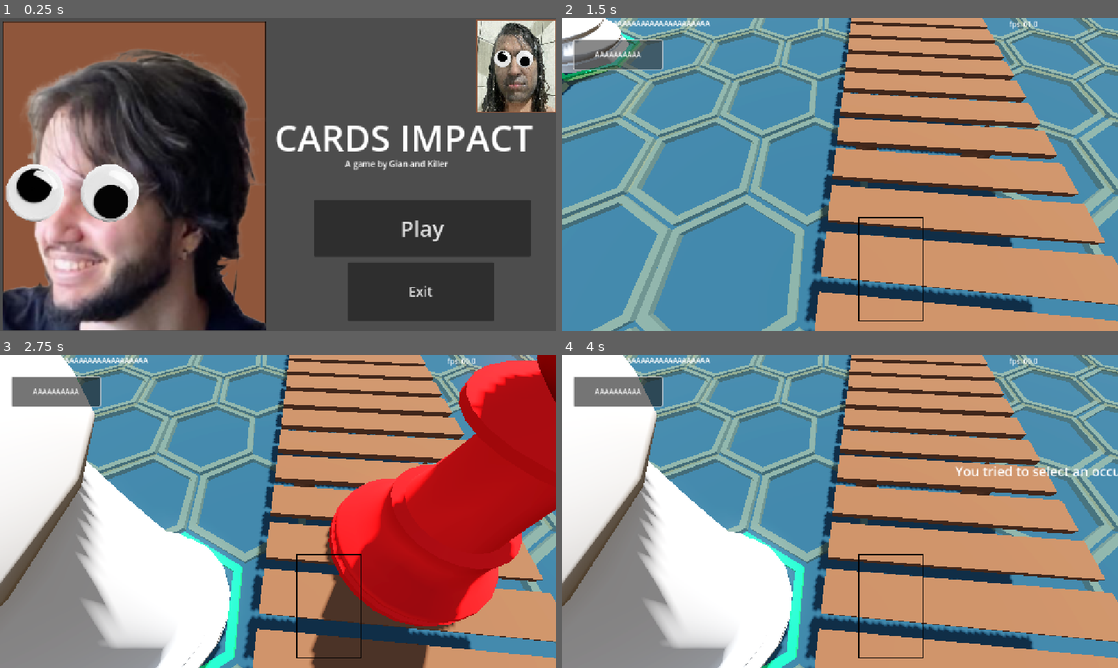
Above: before the commit, frames 1-4 (two rows, left to right).
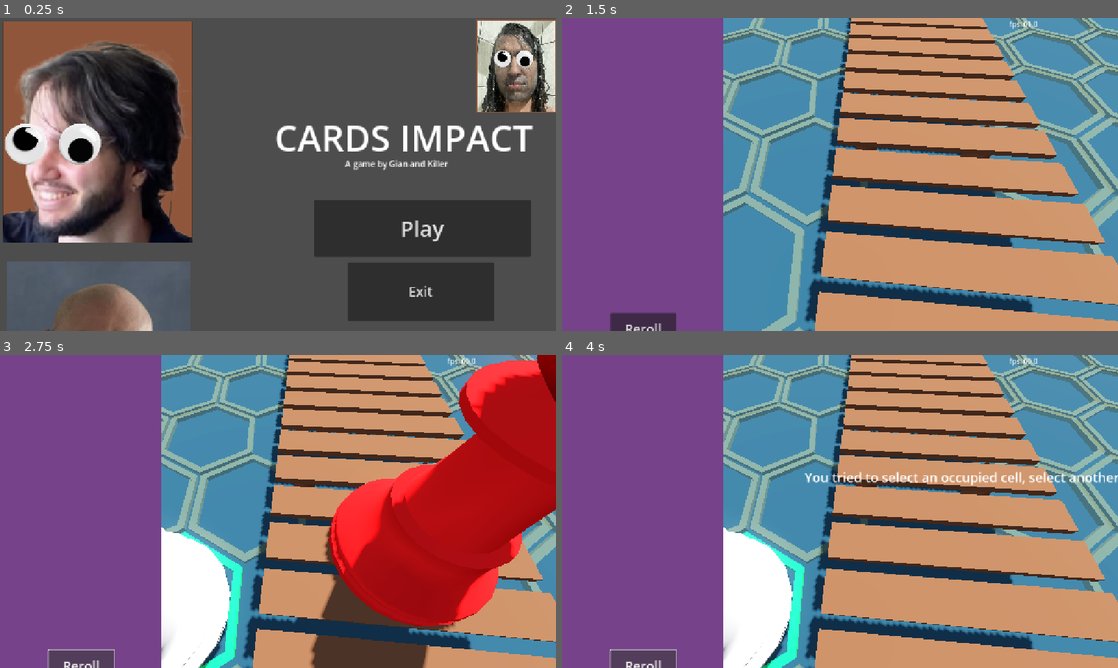
Above: after the commit, the same moments.

Repository: GianOM/Cards_Impact
Game: Godot game, scene res://Scenes/main_menu.tscn
Same seed, same stepped clock (60 frames per second), same inputs: the game is played once before the commit and once after it.
Inputs (mouse positions are in pixels of both pictures, inside the frame that each line leads up to):
- Up to frame 1 (0.25 s): no input
- Up to frame 2 (1.5 s): click "Play" at 0.5 s; click (617, 55) at 1.25 s, where only the run before the commit has a clickable "AAAAAAAAAA"
- Up to frame 3 (2.75 s): click (83, 664) at 2 s, where only the run after the commit has a clickable "Reroll"
- Up to frame 4 (4 s): click (617, 392) at 2.75 s, where only the run before the commit has a clickable "AAAAAAAAAA"; click (645, 664) at 3.5 s, where only the run after the commit has a clickable "Reroll"

The runs differ from the first frame. In frame 1, 38% of the frame differs, in the area x 0-48%, y 1-100%; in frame 2, 29%; in frame 3, 29%; in frame 4, 30%.

Commit message:
Update 18.05.25
card system improved

Diff:
--- a/Main_Game_Cards_Impact/Scenes/Main2D.tscn
+++ b/Main_Game_Cards_Impact/Scenes/Main2D.tscn
@@ -36,34 +36,36 @@
 script = ExtResource("1_kbhl5")
 
 [node name="InGameMenu" type="CanvasLayer" parent="."]
-visible = false
 script = SubResource("GDScript_x2dgl")
 
 [node name="Button" type="Button" parent="InGameMenu"]
-offset_left = 63.0
-offset_top = 438.0
-offset_right = 362.0
-offset_bottom = 511.0
+offset_left = 1567.0
+offset_top = 320.0
+offset_right = 1866.0
+offset_bottom = 393.0
 text = "Back to Main Menu"
+metadata/_edit_use_anchors_ = true
 
 [node name="bgImg" type="Sprite2D" parent="InGameMenu"]
 modulate = Color(1, 1, 1, 0.541176)
 z_index = -1
-position = Vector2(207, 381)
+position = Vector2(1711, 263)
 scale = Vector2(0.74, 0.610625)
 texture = ExtResource("3_gfyuw")
 
 [node name="Label" type="Label" parent="InGameMenu"]
-offset_left = 40.0
-offset_top = 176.0
-offset_right = 380.0
-offset_bottom = 257.0
+offset_left = 1544.0
+offset_top = 58.0
+offset_right = 1884.0
+offset_bottom = 139.0
 theme_override_font_sizes/font_size = 28
 text = "In Game Menu
 WOOOOOOOOOOOOOW"
 horizontal_alignment = 1
+metadata/_edit_use_anchors_ = true
 
 [node name="Area2D" type="Area2D" parent="InGameMenu"]
+position = Vector2(1504, -118)
 
 [node name="CollisionShape2D" type="CollisionShape2D" parent="InGameMenu/Area2D"]
 position = Vector2(204.5, 378.375)
@@ -72,30 +74,14 @@
 [node name="PlayerHand" type="Node2D" parent="."]
 script = ExtResource("4_x2dgl")
 
-[node name="CardSlot" parent="." instance=ExtResource("5_61gfo")]
-position = Vector2(757, 578)
-
 [node name="UI" type="Node2D" parent="."]
 
-[node name="Create" type="Button" parent="UI"]
-offset_left = 27.0
-offset_top = 51.0
-offset_right = 230.0
-offset_bottom = 117.0
-text = "AAAAAAAAAA"
-metadata/_edit_use_anchors_ = true
-
-[node name="Label" type="Label" parent="UI"]
-offset_right = 339.0
-offset_bottom = 23.0
-text = "AAAAAAAAAAAAAAAAAAAAAAAAAAAAAAAA"
-metadata/_edit_use_anchors_ = true
-
 [node name="Warnings" type="Label" parent="UI"]
-offset_left = 905.0
-offset_top = 216.0
-offset_right = 1064.0
-offset_bottom = 319.0
+offset_left = 875.0
+offset_top = 226.0
+offset_right = 1027.0
+offset_bottom = 336.0
+grow_horizontal = 2
 theme_override_font_sizes/font_size = 30
 horizontal_alignment = 1
 vertical_alignment = 1
@@ -104,7 +90,7 @@
 
 [node name="Deck" type="Node2D" parent="."]
 z_index = -2
-position = Vector2(150, 890)
+position = Vector2(1750, 890)
 script = ExtResource("6_f2efj")
 
 [node name="Sprite2D" type="Sprite2D" parent="Deck"]
@@ -131,5 +117,28 @@
 [node name="InputManager" type="Node2D" parent="."]
 script = ExtResource("8_yr5wd")
 
+[node name="LeftMenu" type="Node2D" parent="."]
+
+[node name="Sprite2D" type="Sprite2D" parent="LeftMenu"]
+position = Vector2(185, 539)
+scale = Vector2(0.74, 1.35)
+texture = ExtResource("3_gfyuw")
+
+[node name="CardSlot" parent="LeftMenu" instance=ExtResource("5_61gfo")]
+z_index = 1
+position = Vector2(274, 890)
+
+[node name="CardSlot2" parent="LeftMenu" instance=ExtResource("5_61gfo")]
+z_index = 1
+position = Vector2(98, 890)
+
+[node name="RerollButton" type="Button" parent="LeftMenu"]
+offset_left = 111.0
+offset_top = 678.0
+offset_right = 262.0
+offset_bottom = 751.0
+theme_override_font_sizes/font_size = 30
+text = "Reroll"
+
 [connection signal="pressed" from="InGameMenu/Button" to="." method="_on_button_pressed"]
 [connection signal="timeout" from="UI/Timer" to="." method="_on_timer_timeout"]
--- a/Main_Game_Cards_Impact/Scenes/card.tscn
+++ b/Main_Game_Cards_Impact/Scenes/card.tscn
@@ -1,16 +1,202 @@
-[gd_scene load_steps=4 format=3 uid="uid://cjv1cbks65lee"]
+[gd_scene load_steps=8 format=3 uid="uid://cjv1cbks65lee"]
 
 [ext_resource type="Texture2D" uid="uid://jscq5rb365cj" path="res://Assets/2D Assets/baseCard.png" id="1_0qqmn"]
 [ext_resource type="Script" uid="uid://dgddtt5c8xlk1" path="res://Scripts/card.gd" id="1_wf8id"]
+[ext_resource type="Texture2D" uid="uid://dquvn15n4atwx" path="res://Assets/2D Assets/cardBack.png" id="2_brehn"]
 
 [sub_resource type="RectangleShape2D" id="RectangleShape2D_wf8id"]
 size = Vector2(496.667, 796.667)
 
+[sub_resource type="Animation" id="Animation_e6po8"]
+length = 0.001
+tracks/0/type = "value"
+tracks/0/imported = false
+tracks/0/enabled = true
+tracks/0/path = NodePath("ATK:modulate")
+tracks/0/interp = 1
+tracks/0/loop_wrap = true
+tracks/0/keys = {
+"times": PackedFloat32Array(0),
+"transitions": PackedFloat32Array(1),
+"update": 0,
+"values": [Color(1, 1, 1, 0)]
+}
+tracks/1/type = "value"
+tracks/1/imported = false
+tracks/1/enabled = true
+tracks/1/path = NodePath("HP:modulate")
+tracks/1/interp = 1
+tracks/1/loop_wrap = true
+tracks/1/keys = {
+"times": PackedFloat32Array(0),
+"transitions": PackedFloat32Array(1),
+"update": 0,
+"values": [Color(1, 1, 1, 0)]
+}
+tracks/2/type = "value"
+tracks/2/imported = false
+tracks/2/enabled = true
+tracks/2/path = NodePath("CardBackImage:scale")
+tracks/2/interp = 1
+tracks/2/loop_wrap = true
+tracks/2/keys = {
+"times": PackedFloat32Array(0),
+"transitions": PackedFloat32Array(1),
+"update": 0,
+"values": [Vector2(0.3, 0.3)]
+}
+tracks/3/type = "value"
+tracks/3/imported = false
+tracks/3/enabled = true
+tracks/3/path = NodePath("CardBackImage:z_index")
+tracks/3/interp = 1
+tracks/3/loop_wrap = true
+tracks/3/keys = {
+"times": PackedFloat32Array(0),
+"transitions": PackedFloat32Array(1),
+"update": 1,
+"values": [0]
+}
+tracks/4/type = "value"
+tracks/4/imported = false
+tracks/4/enabled = true
+tracks/4/path = NodePath("CardImage:scale")
+tracks/4/interp = 1
+tracks/4/loop_wrap = true
+tracks/4/keys = {
+"times": PackedFloat32Array(0),
+"transitions": PackedFloat32Array(1),
+"update": 0,
+"values": [Vector2(0.3, 0.3)]
+}
+tracks/5/type = "value"
+tracks/5/imported = false
+tracks/5/enabled = true
+tracks/5/path = NodePath("CardImage:z_index")
+tracks/5/interp = 1
+tracks/5/loop_wrap = true
+tracks/5/keys = {
+"times": PackedFloat32Array(0),
+"transitions": PackedFloat32Array(1),
+"update": 1,
+"values": [-1]
+}
+tracks/6/type = "value"
+tracks/6/imported = false
+tracks/6/enabled = true
+tracks/6/path = NodePath("Name:modulate")
+tracks/6/interp = 1
+tracks/6/loop_wrap = true
+tracks/6/keys = {
+"times": PackedFloat32Array(0),
+"transitions": PackedFloat32Array(1),
+"update": 0,
+"values": [Color(1, 1, 1, 0)]
+}
+
+[sub_resource type="Animation" id="Animation_eumee"]
+resource_name = "card_flip"
+length = 0.2
+tracks/0/type = "value"
+tracks/0/imported = false
+tracks/0/enabled = true
+tracks/0/path = NodePath("ATK:modulate")
+tracks/0/interp = 1
+tracks/0/loop_wrap = true
+tracks/0/keys = {
+"times": PackedFloat32Array(0, 0.15, 0.2),
+"transitions": PackedFloat32Array(1, 1, 1),
+"update": 0,
+"values": [Color(1, 1, 1, 0), Color(1, 1, 1, 0), Color(1, 1, 1, 1)]
+}
+tracks/1/type = "value"
+tracks/1/imported = false
+tracks/1/enabled = true
+tracks/1/path = NodePath("HP:modulate")
+tracks/1/interp = 1
+tracks/1/loop_wrap = true
+tracks/1/keys = {
+"times": PackedFloat32Array(0, 0.15, 0.2),
+"transitions": PackedFloat32Array(1, 1, 1),
+"update": 0,
+"values": [Color(1, 1, 1, 0), Color(1, 1, 1, 0), Color(1, 1, 1, 1)]
+}
+tracks/2/type = "value"
+tracks/2/imported = false
+tracks/2/enabled = true
+tracks/2/path = NodePath("CardBackImage:scale")
+tracks/2/interp = 1
+tracks/2/loop_wrap = true
+tracks/2/keys = {
+"times": PackedFloat32Array(0, 0.101881, 0.2),
+"transitions": PackedFloat32Array(1, 1, 1),
+"update": 0,
+"values": [Vector2(0.3, 0.3), Vector2(0.04, 0.3), Vector2(0.3, 0.3)]
+}
+tracks/3/type = "value"
+tracks/3/imported = false
+tracks/3/enabled = true
+tracks/3/path = NodePath("CardBackImage:z_index")
+tracks/3/interp = 1
+tracks/3/loop_wrap = true
+tracks/3/keys = {
+"times": PackedFloat32Array(0, 0.101881),
+"transitions": PackedFloat32Array(1, 1),
+"update": 1,
+"values": [0, -1]
+}
+tracks/4/type = "value"
+tracks/4/imported = false
+tracks/4/enabled = true
+tracks/4/path = NodePath("CardImage:scale")
+tracks/4/interp = 1
+tracks/4/loop_wrap = true
+tracks/4/keys = {
+"times": PackedFloat32Array(0, 0.101881, 0.2),
+"transitions": PackedFloat32Array(1, 1, 1),
+"update": 0,
+"values": [Vector2(0.3, 0.3), Vector2(0.04, 0.3), Vector2(0.3, 0.3)]
+}
+tracks/5/type = "value"
+tracks/5/imported = false
+tracks/5/enabled = true
+tracks/5/path = NodePath("CardImage:z_index")
+tracks/5/interp = 1
+tracks/5/loop_wrap = true
+tracks/5/keys = {
+"times": PackedFloat32Array(0, 0.101881),
+"transitions": PackedFloat32Array(1, 1),
+"update": 1,
+"values": [-1, 0]
+}
+tracks/6/type = "value"
+tracks/6/imported = false
+tracks/6/enabled = true
+tracks/6/path = NodePath("Name:modulate")
+tracks/6/interp = 1
+tracks/6/loop_wrap = true
+tracks/6/keys = {
+"times": PackedFloat32Array(0, 0.15, 0.2),
+"transitions": PackedFloat32Array(1, 1, 1),
+"update": 0,
+"values": [Color(1, 1, 1, 0), Color(1, 1, 1, 0), Color(1, 1, 1, 1)]
+}
+
+[sub_resource type="AnimationLibrary" id="AnimationLibrary_bnspj"]
+_data = {
+&"RESET": SubResource("Animation_e6po8"),
+&"card_flip": SubResource("Animation_eumee")
+}
+
 [node name="Card" type="Node2D"]
-position = Vector2(150, 890)
 script = ExtResource("1_wf8id")
 
+[node name="CardBackImage" type="Sprite2D" parent="."]
+scale = Vector2(0.3, 0.3)
+texture = ExtResource("2_brehn")
+
 [node name="CardImage" type="Sprite2D" parent="."]
+z_index = -1
 scale = Vector2(0.3, 0.3)
 texture = ExtResource("1_0qqmn")
 
@@ -20,5 +206,35 @@
 scale = Vector2(0.3, 0.3)
 shape = SubResource("RectangleShape2D_wf8id")
 
+[node name="Name" type="RichTextLabel" parent="."]
+modulate = Color(1, 1, 1, 0)
+offset_left = -44.0
+offset_top = -118.0
+offset_right = 44.0
+offset_bottom = -78.0
+text = "Name"
+horizontal_alignment = 1
+
+[node name="ATK" type="RichTextLabel" parent="."]
+modulate = Color(1, 1, 1, 0)
+offset_left = -68.0
+offset_top = -92.0
+offset_right = -28.0
+offset_bottom = -52.0
+text = "0"
+
+[node name="HP" type="RichTextLabel" parent="."]
+modulate = Color(1, 1, 1, 0)
+offset_left = 56.0
+offset_top = -92.0
+offset_right = 96.0
+offset_bottom = -52.0
+text = "0"
+
+[node name="AnimationPlayer" type="AnimationPlayer" parent="."]
+libraries = {
+&"": SubResource("AnimationLibrary_bnspj")
+}
+
 [connection signal="mouse_entered" from="CardArea2D" to="." method="_on_card_area_2d_mouse_entered"]
 [connection signal="mouse_exited" from="CardArea2D" to="." method="_on_card_area_2d_mouse_exited"]
--- a/Main_Game_Cards_Impact/Scenes/main_menu.tscn
+++ b/Main_Game_Cards_Impact/Scenes/main_menu.tscn
@@ -1,19 +1,15 @@
-[gd_scene load_steps=4 format=3 uid="uid://cynaphj5tfkt8"]
+[gd_scene load_steps=5 format=3 uid="uid://cynaphj5tfkt8"]
 
 [ext_resource type="Script" uid="uid://b8yq8oyeptc1b" path="res://Scripts/main_menu.gd" id="1_1ehe0"]
 [ext_resource type="Texture2D" uid="uid://bffltoe30gw13" path="res://Assets/2D Assets/ianCardH.png" id="1_48xlc"]
 [ext_resource type="Texture2D" uid="uid://bxqgi0xbpq1cr" path="res://Assets/2D Assets/schollesCardH.png" id="2_1ehe0"]
+[ext_resource type="Texture2D" uid="uid://ct2x4yii2yv6w" path="res://Assets/2D Assets/caio.png" id="4_ce3w2"]
 
 [node name="MainMenu" type="Node2D"]
 script = ExtResource("1_1ehe0")
 
 [node name="CanvasLayer" type="CanvasLayer" parent="."]
 follow_viewport_enabled = true
-
-[node name="Sprite2D2" type="Sprite2D" parent="CanvasLayer"]
-position = Vector2(1188, 109)
-scale = Vector2(0.536029, 0.535154)
-texture = ExtResource("2_1ehe0")
 
 [node name="Title" type="Label" parent="CanvasLayer"]
 anchors_preset = -1
@@ -77,9 +73,18 @@
 [node name="MarginContainer" type="MarginContainer" parent="."]
 
 [node name="Sprite2D" type="Sprite2D" parent="MarginContainer"]
-position = Vector2(308.5, 362)
-scale = Vector2(1.7853, 1.775)
+position = Vector2(223.999, 261)
+scale = Vector2(1.28824, 1.27)
 texture = ExtResource("1_48xlc")
+
+[node name="Sprite2D2" type="Sprite2D" parent="MarginContainer"]
+position = Vector2(1188, 109)
+scale = Vector2(0.536029, 0.535154)
+texture = ExtResource("2_1ehe0")
+
+[node name="Sprite2D3" type="Sprite2D" parent="MarginContainer"]
+position = Vector2(226, 776)
+texture = ExtResource("4_ce3w2")
 
 [connection signal="pressed" from="CanvasLayer/Play" to="." method="_on_play_pressed"]
 [connection signal="pressed" from="CanvasLayer/Exit" to="." method="_on_exit_pressed"]
--- a/Main_Game_Cards_Impact/Scripts/card.gd
+++ b/Main_Game_Cards_Impact/Scripts/card.gd
@@ -4,6 +4,7 @@
 signal unhovered
 
 var position_in_hand
+var card_type
 
 # Called when the node enters the scene tree for the first time.
 func _ready() -> void:
--- /dev/null
+++ b/Main_Game_Cards_Impact/Scripts/card_database.gd
@@ -0,0 +1,7 @@
+const CARDS = { #atk, hp, type
+	"Ian" = [4, 3, "Attack"],
+	"Scholles" = [2, 2, "Attack"],
+	"Gian" = [10, 1, "Attack"],
+	"Luis" = [1, 9, "Attack"],
+	"Caio" = [5, 7, "Attack"]
+}
--- a/Main_Game_Cards_Impact/Scripts/card_manager.gd
+++ b/Main_Game_Cards_Impact/Scripts/card_manager.gd
@@ -23,7 +23,15 @@
 		card_being_dragged.position = Vector2(clamp(mouse_pos.x,0,screen_size.x),
 			clamp(mouse_pos.y,0,screen_size.y))
 
-
+func _input(event: InputEvent) -> void:
+	if event is InputEventMouseButton and event.button_index == MOUSE_BUTTON_LEFT:
+		if event.pressed:
+			var card = raycast_check()
+			if card:
+				start_drag(card)
+		else:
+			if card_being_dragged:
+				finish_drag()
 
 func start_drag(card):
 	card_being_dragged = card
@@ -70,10 +78,10 @@
 
 func highlight_card(card, hovered):
 	if hovered:
-
+		card.scale = Vector2(1.05, 1.05)
 		card.z_index = 2
 	else:
-
+		card.scale = Vector2(1, 1)
 		card.z_index = 1
 
 
--- a/Main_Game_Cards_Impact/Scripts/deck.gd
+++ b/Main_Game_Cards_Impact/Scripts/deck.gd
@@ -2,19 +2,25 @@
 
 const CARD_SCENE_PATH = "res://Scenes/card.tscn"
 const CARD_DRAW_SPEED = 0.3
+const STARTING_HAND_SIZE = 6
 
 
-var player_deck = ["Type", "Type", "Type"]
+var player_deck = ["Ian", "Scholles", "Caio", "Gian", "Luis", "Ian", "Scholles", "Caio", "Gian", "Luis",
+					"Ian", "Scholles", "Caio", "Gian", "Luis", "Ian", "Scholles", "Caio", "Gian", "Luis"]
+var card_database_reference
 
 
 # Called when the node enters the scene tree for the first time.
 func _ready() -> void:
+	player_deck.shuffle()
 	$RichTextLabel.text = str(player_deck.size())
+	card_database_reference = preload("res://Scripts/card_database.gd")
+	for i in range(STARTING_HAND_SIZE):
+		draw_card()
 
-
-func draw_card():
-	var card_drawn = player_deck[0]
-	player_deck.erase(card_drawn) #removes currently drawn card from deck
+func draw_card(): #called in input_manager.gd
+	var card_drawn_name = player_deck[0]
+	player_deck.erase(card_drawn_name) #removes currently drawn card from deck
 
 	if player_deck.size() == 0: #checks if deck empty and if so disables deck
 		$Area2D/CollisionShape2D.disabled = true
@@ -24,6 +30,17 @@
 	$RichTextLabel.text = str(player_deck.size())
 	var card_scene = preload(CARD_SCENE_PATH)
 	var new_card = card_scene.instantiate()
+	#$"../CardManager".add_child(new_card)
+	#new_card.position = position
+	var card_image_path = str("res://Assets/2D Assets/" + card_drawn_name + "Card.png")
+	new_card.get_node("CardImage").texture = load(card_image_path)
+
+	new_card.get_node("ATK").text = str(card_database_reference.CARDS[card_drawn_name][0])
+	new_card.get_node("HP").text = str(card_database_reference.CARDS[card_drawn_name][1])
+	new_card.card_type = card_database_reference.CARDS[card_drawn_name][2]
+	new_card.get_node("Name").text = card_drawn_name
 	$"../CardManager".add_child(new_card)
+	new_card.position = position
 	new_card.name = "Card"
 	$"../PlayerHand".add_card_to_hand(new_card, CARD_DRAW_SPEED)
+	new_card.get_node("AnimationPlayer").play("card_flip")
--- a/Main_Game_Cards_Impact/Scripts/player_hand.gd
+++ b/Main_Game_Cards_Impact/Scripts/player_hand.gd
@@ -1,7 +1,7 @@
 extends Node2D
 
 
-const CARD_WIDTH = 200 #set to desired number that best fits the card size
+const CARD_WIDTH = 160 #set to desired number that best fits the card size
 const HAND_Y_POSITION = 890 #set to desired number that best fits the card pos
 const DEFAULT_CARD_MOVE_SPEED = 0.3
 
Binary file changed: Main_Game_Cards_Impact/Assets/2D Assets/baseCard.png
Binary file added: Main_Game_Cards_Impact/Assets/2D Assets/caio.png
Not shown, added: Main_Game_Cards_Impact/Assets/2D Assets/caio.png.import
Binary file added: Main_Game_Cards_Impact/Assets/2D Assets/caioCard.png
Not shown, added: Main_Game_Cards_Impact/Assets/2D Assets/caioCard.png.import
Binary file added: Main_Game_Cards_Impact/Assets/2D Assets/gianCard.png
Not shown, added: Main_Game_Cards_Impact/Assets/2D Assets/gianCard.png.import
Binary file changed: Main_Game_Cards_Impact/Assets/2D Assets/ianCard.png
Binary file added: Main_Game_Cards_Impact/Assets/2D Assets/luisCard.png
Not shown, added: Main_Game_Cards_Impact/Assets/2D Assets/luisCard.png.import
Binary file changed: Main_Game_Cards_Impact/Assets/2D Assets/schollesCard.png
Not shown, added: Main_Game_Cards_Impact/Scripts/card_database.gd.uid
